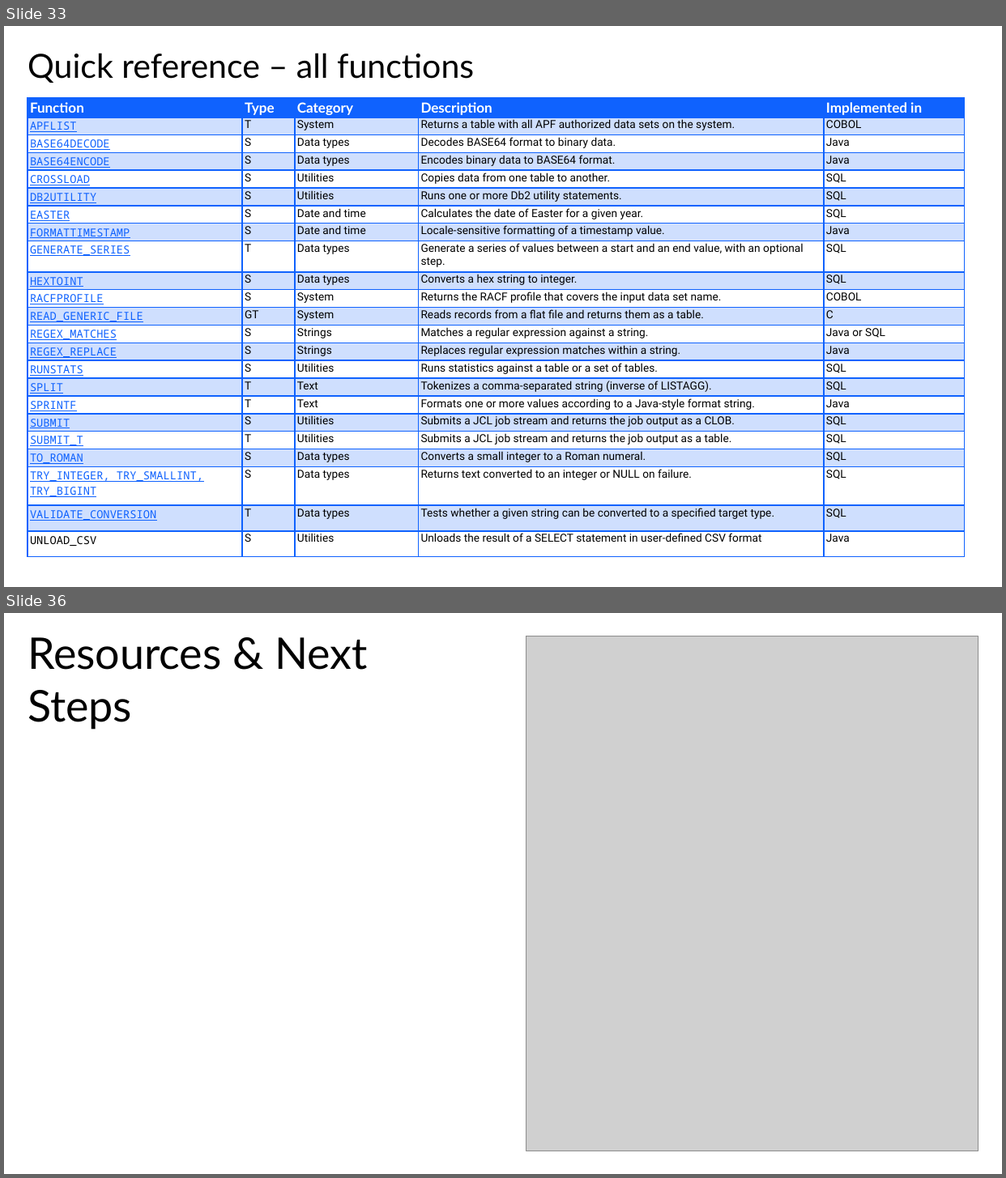
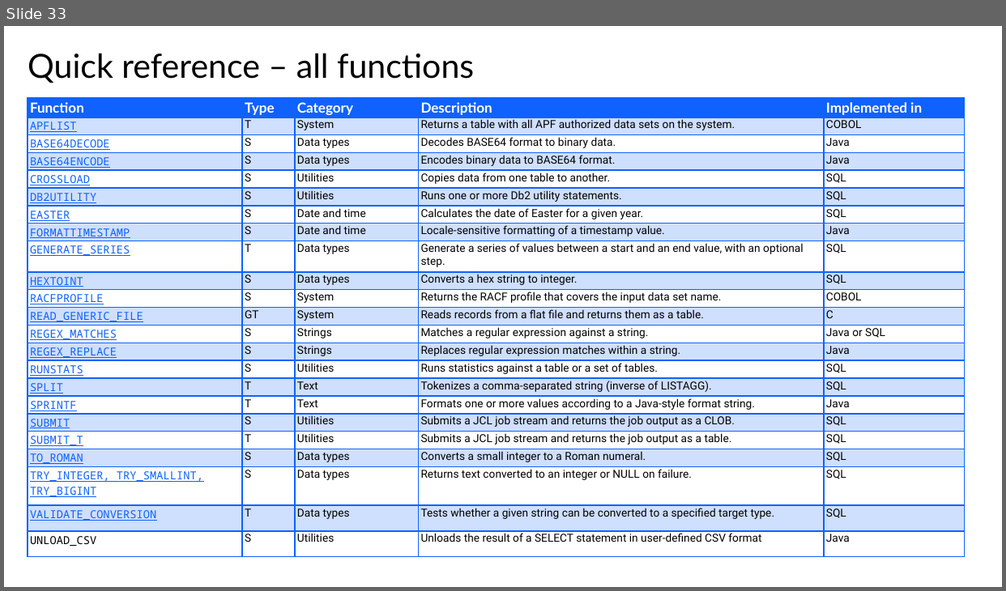
Before and after one commit to de103252/Db2_Routines, a slide deck: Db2 Routines Presentation.pptx. Shown one above the other, each under a label of ours: slides 33 and 36 before the commit, slide 33 after it; the slides between them are not shown. The pictures are 1006x1178 and 1006x591 pixels, drawn with LibreOffice and Linux fonts; fonts in the diff are those of the drawing; grey boxes stand for pictures; background and template pictures are left out. Boxes give left, top, right and bottom in pixels: in the first picture for what was removed or moved away, otherwise in the second. Text is boxed around its words. In the diff, an @@ line names an element or a change of style, - is before the commit and + after.

```diff
--- a/Db2 Routines Presentation.pptx
+++ b/Db2 Routines Presentation.pptx
@@ slide 36 removed at box(4, 613, 1002, 1174), background #FFFFFF @@
@@ picture removed at box(526, 636, 978, 1151) @@
@@ title removed at box(27, 637, 367, 730) @@
-Resources & Next Steps
```
Also in this commit, not shown: 2 slides changed, 1 slide added, 7 other slides removed.
